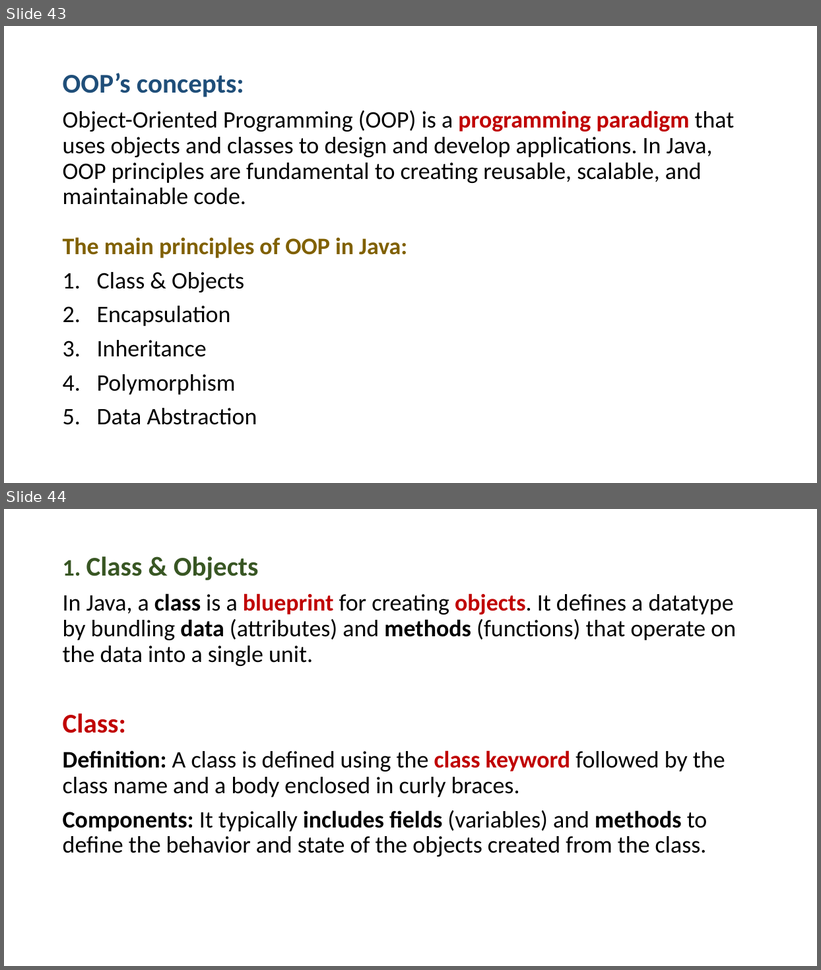
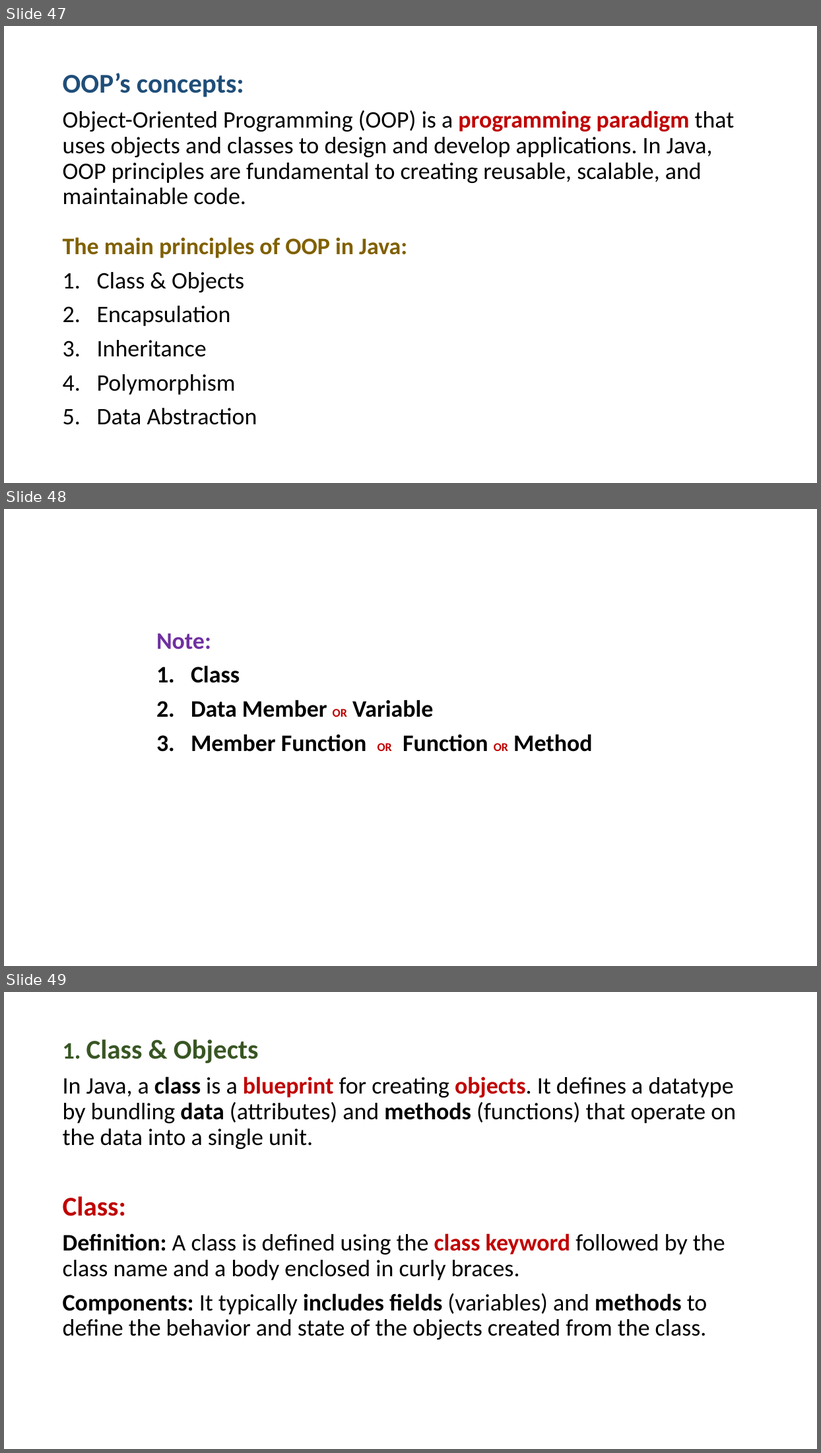
Before and after one commit to PRAMOD-VISHNU-NAIK/MCA-2nd-Sem-Shridevi-College, a slide deck: Theory Class-Notes/Java MCA-2.pptx. Shown one above the other, each under a label of ours: slides 43 and 44 before the commit, slides 47, 48 and 49 after it. The pictures are 821x970 and 821x1453 pixels, drawn with LibreOffice and Linux fonts; fonts in the diff are those of the drawing. Boxes give left, top, right and bottom in pixels: in the first picture for what was removed or moved away, otherwise in the second. Text is boxed around its words. In the diff, an @@ line names an element or a change of style, - is before the commit and + after.

```diff
--- a/Theory Class-Notes/Java MCA-2.pptx
+++ b/Theory Class-Notes/Java MCA-2.pptx
@@ slide 48 added at <box>4,509,817,966</box>, background #FFFFFF @@
@@ text added at <box>156,633,592,752</box>, 28 pt, text #000000, bold @@
+Note:
+1. Class
+2. Data Member OR Variable
+3. Member Function OR Function OR Method
@@ what was slide 43 is now slide 47 @@
@@ what was slide 44 is now slide 49 @@
```
Also in this commit, not shown: 5 slides changed, 9 other slides added, 4 slides removed.
